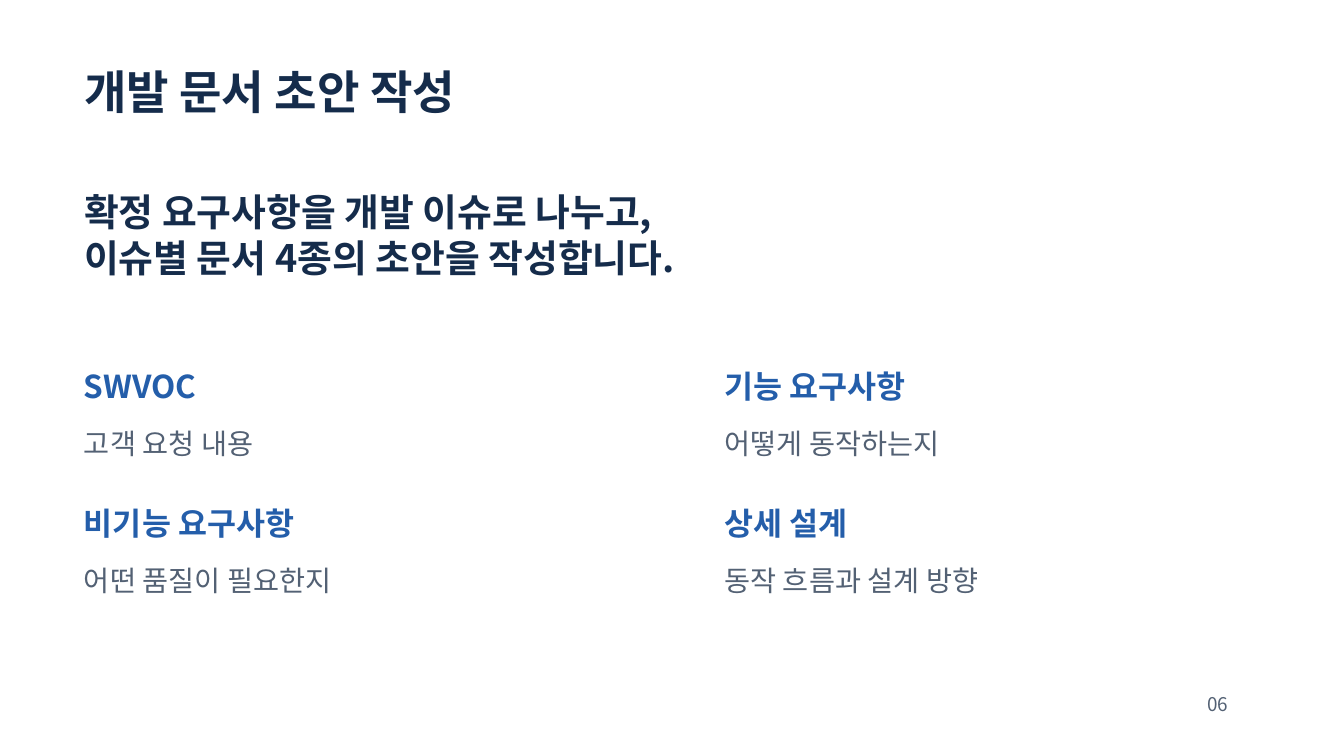
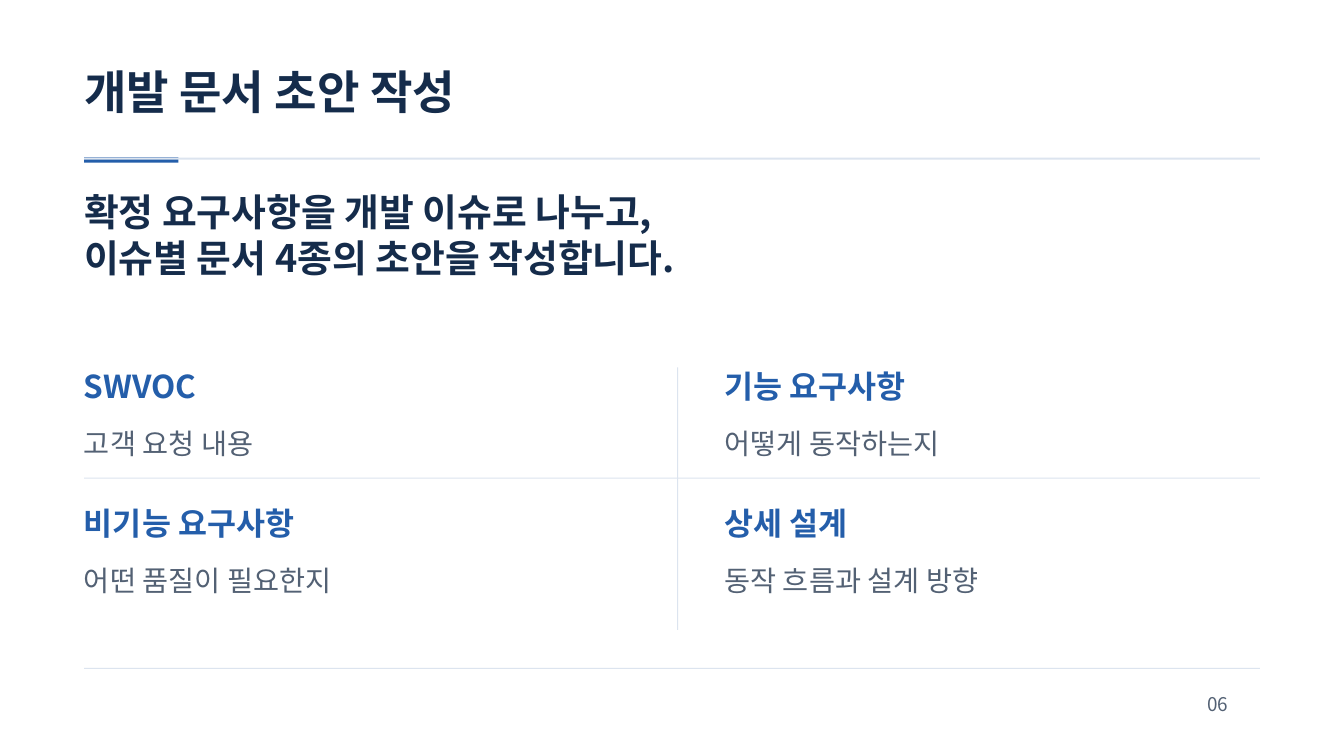
Before and after one commit to jihunhan98/semes-superrookie, a slide deck: slide 6 of docs/presentations/ReqOps_SuperRookie.pptx. Drawn at 1344x756 pixels with LibreOffice and Linux fonts; fonts in the diff are those of the drawing. Boxes give left, top, right and bottom in pixels: in the first picture for what was removed or moved away, otherwise in the second. Text is boxed around its words. In the diff, an @@ line names an element or a change of style, - is before the commit and + after.

```diff
--- a/docs/presentations/ReqOps_SuperRookie.pptx
+++ b/docs/presentations/ReqOps_SuperRookie.pptx
@@ rectangle added at (x1=84, y1=157, x2=178, y2=162), fill #245EAA @@
@@ rectangle added at (x1=84, y1=157, x2=1260, y2=159), fill #DCE4EF @@
@@ rectangle added at (x1=678, y1=368, x2=679, y2=630), fill #DCE4EF @@
@@ rectangle added at (x1=84, y1=478, x2=1260, y2=479), fill #DCE4EF @@
@@ rectangle added at (x1=84, y1=667, x2=1260, y2=668), fill #DCE4EF @@
```
Also in this commit, not shown: 8 other slides changed.
